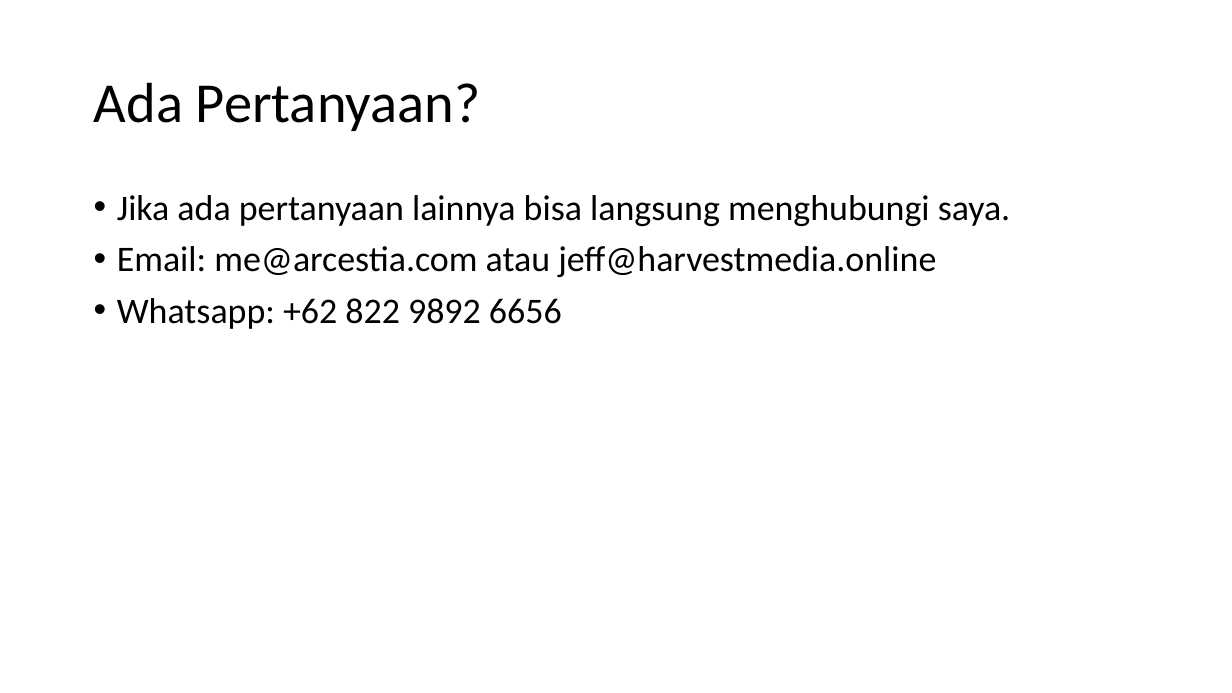
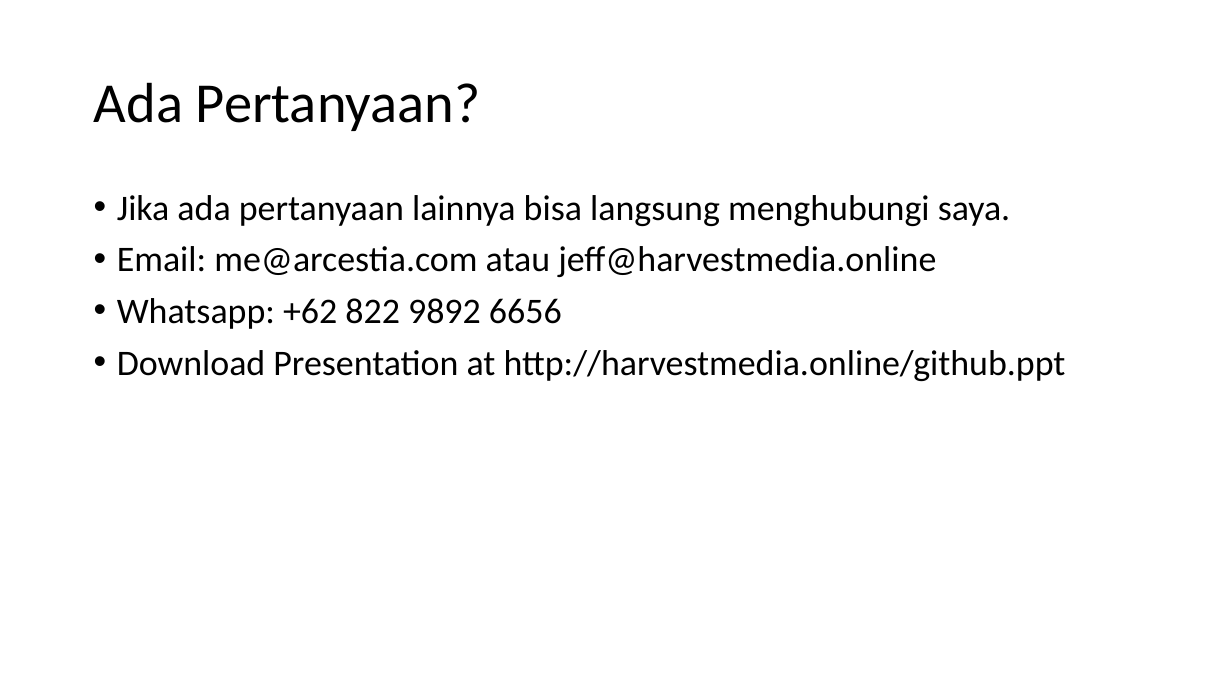
Before and after one commit to arcestia/harvestmedia, a slide deck: slide 11 of github.ppt. Drawn at 1232x693 pixels with LibreOffice and Linux fonts; fonts in the diff are those of the drawing. Boxes give left, top, right and bottom in pixels: in the first picture for what was removed or moved away, otherwise in the second. Text is boxed around its words. In the diff, an @@ line names an element or a change of style, - is before the commit and + after.

Commit message:
fixed presentation files

```diff
--- a/github.ppt
+++ b/github.ppt
@@ text at <box>117,350,1066,381</box>: paragraph added @@
+• Download Presentation at http://harvestmedia.online/github.ppt
```
Also in this commit, not shown: 1 other slide changed.
